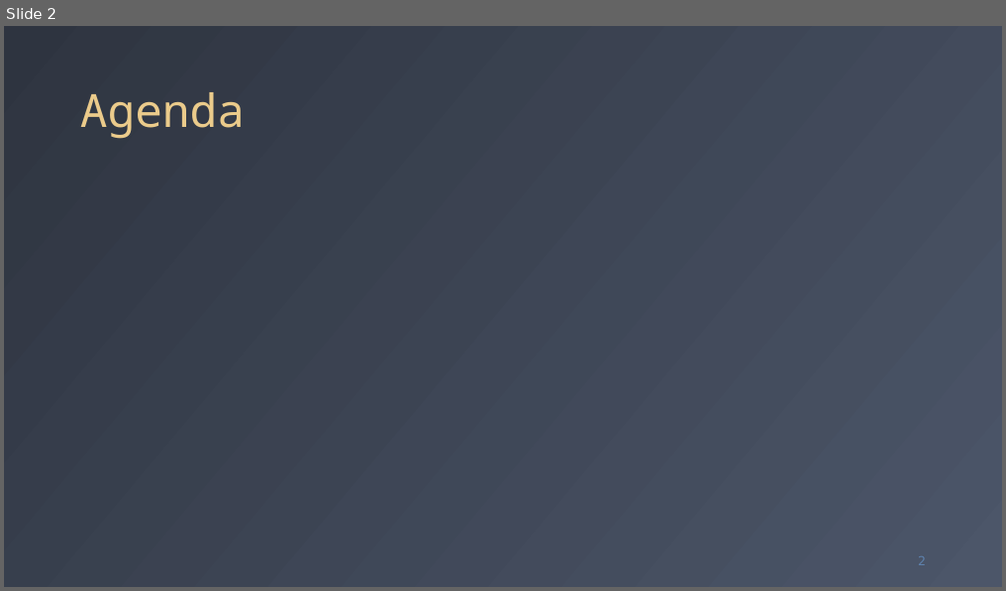
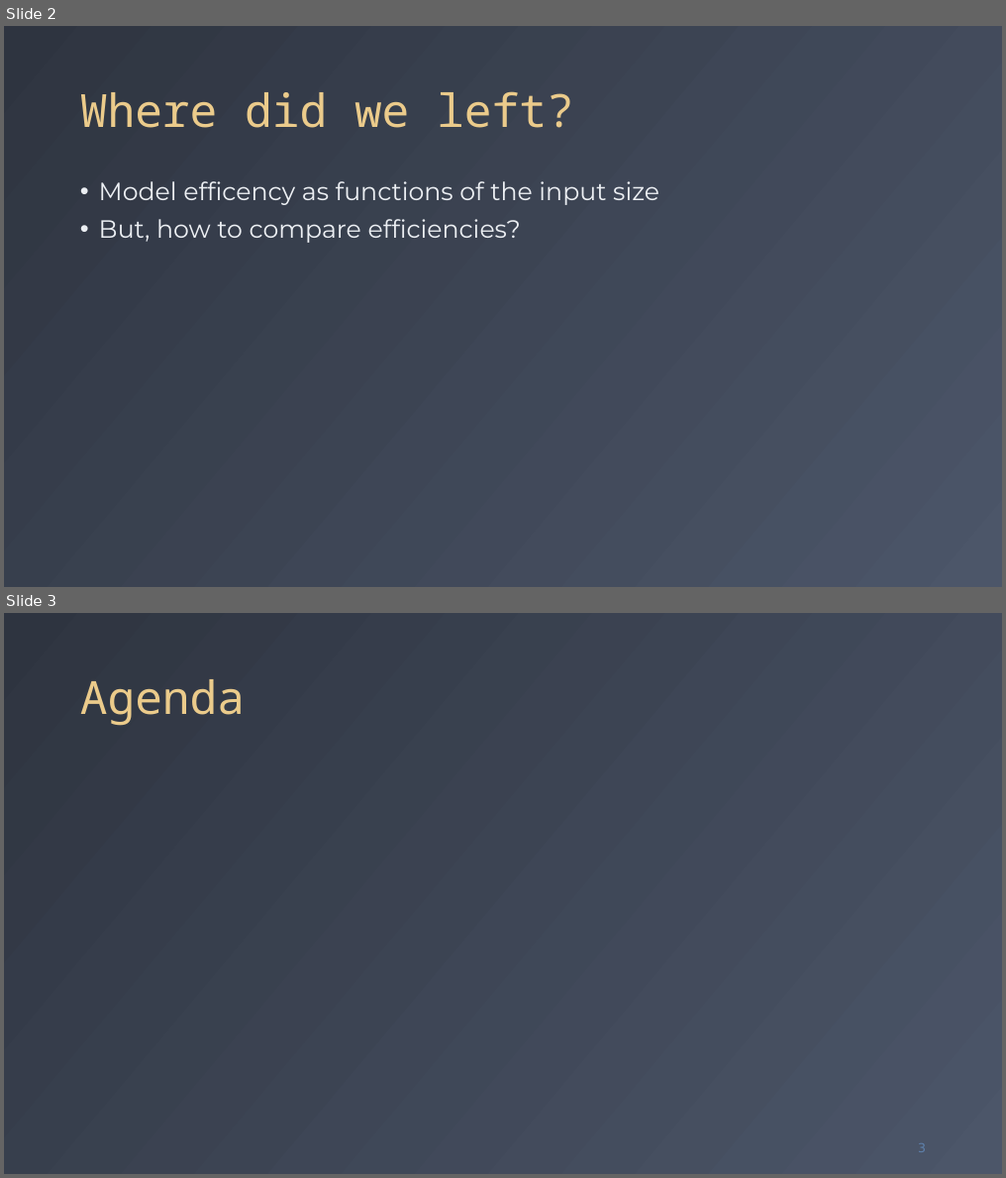
Before and after one commit to fchauvel/aldast-course, a slide deck: templates/slides_template.potx. Shown one above the other, each under a label of ours: slide 2 before the commit, slides 2 and 3 after it. The pictures are 1006x591 and 1006x1178 pixels, drawn with LibreOffice and Linux fonts; fonts in the diff are those of the drawing. Boxes give left, top, right and bottom in pixels: in the first picture for what was removed or moved away, otherwise in the second. Text is boxed around its words. In the diff, an @@ line names an element or a change of style, - is before the commit and + after.

```diff
--- a/templates/slides_template.potx
+++ b/templates/slides_template.potx
@@ slide 2 added at (4, 26, 1002, 587), background gradient #2E3440 to #4C5669 @@
@@ title added at (80, 91, 574, 128), 44 pt, text #EBCB8B @@
+Where did we left?
@@ text added at (99, 181, 659, 243), 24 pt, text #ECEFF3 @@
+• Model efficency as functions of the input size
+• But, how to compare efficiencies?
@@ what was slide 2 is now slide 3 @@
```
Also in this commit, not shown: 2 slides changed, 2 other slides added, 12 other files.
